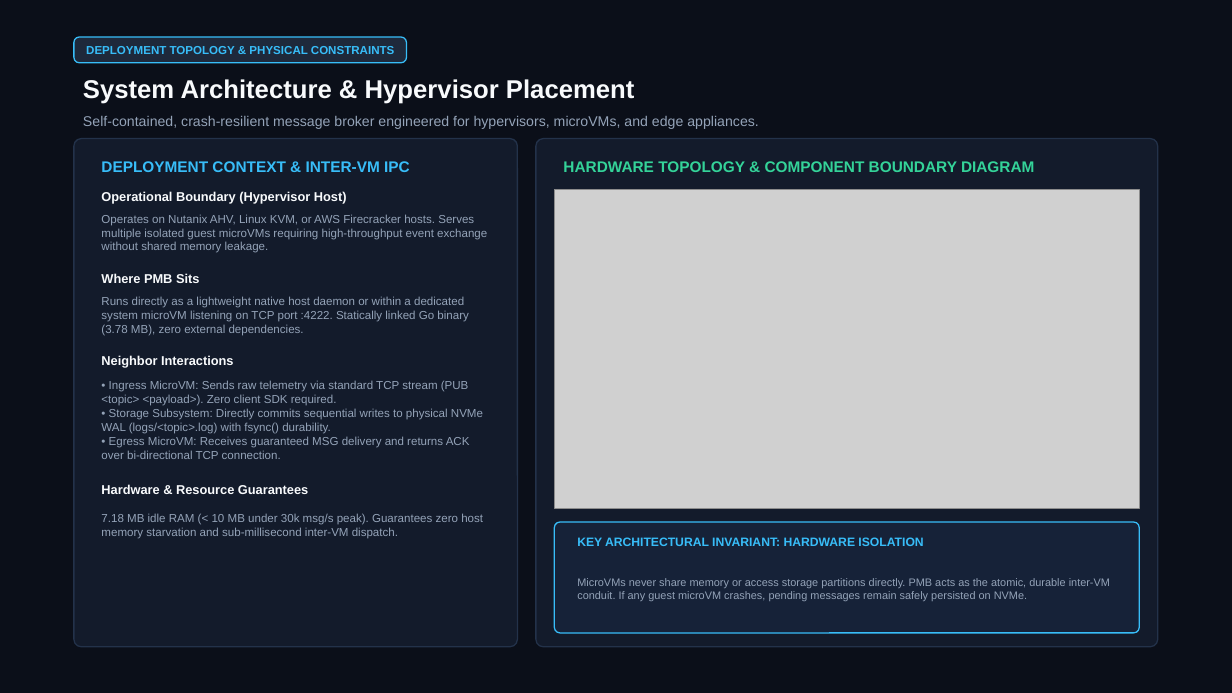
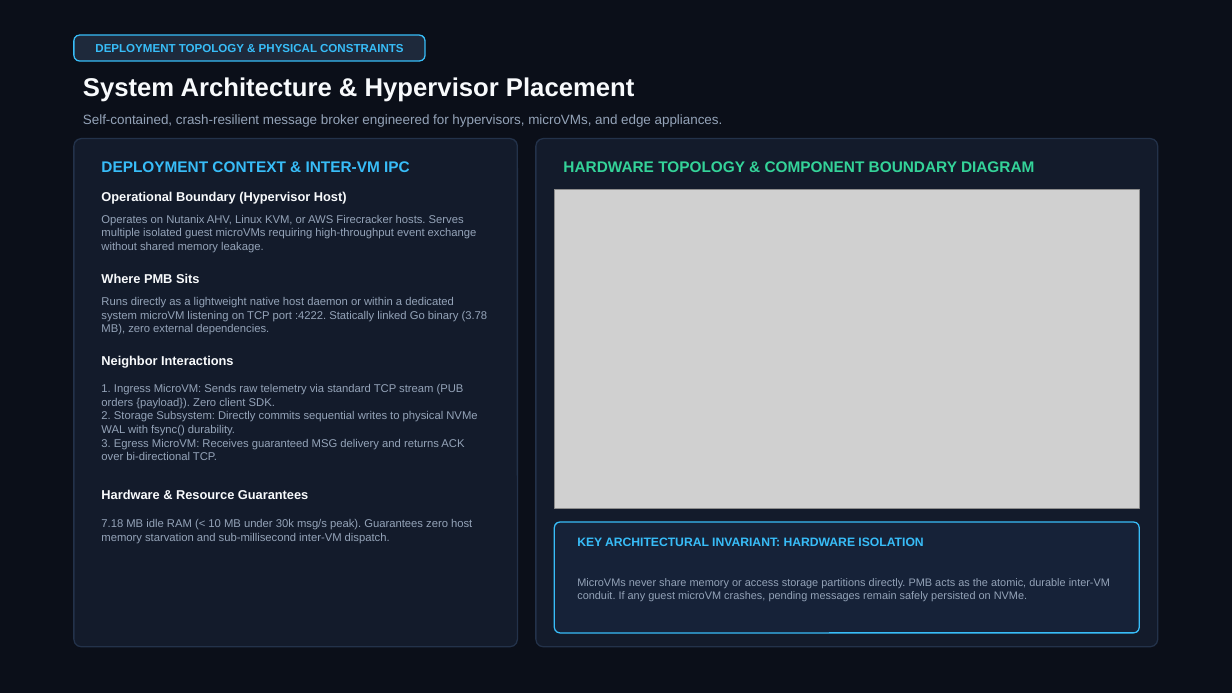
Before and after one commit to keshav31415/PMB, a slide deck: slide 1 of PMB_Architecture_Pitch.pptx. Drawn at 1232x693 pixels with LibreOffice and Linux fonts; fonts in the diff are those of the drawing; grey boxes stand for pictures. Boxes give left, top, right and bottom in pixels: in the first picture for what was removed or moved away, otherwise in the second. Text is boxed around its words. In the diff, an @@ line names an element or a change of style, - is before the commit and + after.

Commit message:
feat(presentation): redesign 10-slide architecture pitch deck to professor-grade quality with custom SVGs and high contrast

```diff
--- a/PMB_Architecture_Pitch.pptx
+++ b/PMB_Architecture_Pitch.pptx
@@ text "DEPLOYMENT TOPOLOGY & PHYSICAL CONSTRAINTS": place and size @@
-text "DEPLOYMENT TOPOLOGY & PHYSICAL CONSTRAINTS" at (86, 46, 394, 54)
+text "DEPLOYMENT TOPOLOGY & PHYSICAL CONSTRAINTS" at (95, 44, 403, 52)
@@ rounded rectangle: place and size @@
-rounded rectangle at (74, 37, 407, 63)
+rounded rectangle at (74, 35, 425, 61)
@@ text "Self-contained, crash-resilient message broker engineered ..." at (83, 114, 723, 127): size 11 to 10.5 pt @@
@@ text at (101, 384, 477, 460): text changed; size 9 to 8.8 pt @@
-• Ingress MicroVM: Sends raw telemetry via standard TCP stream (PUB <topic> <payload>). Zero client SDK required.
-• Storage Subsystem: Directly commits sequential writes to physical NVMe WAL (logs/<topic>.log) with fsync() durability.
-• Egress MicroVM: Receives guaranteed MSG delivery and returns ACK over bi-directional TCP connection.
+1. Ingress MicroVM: Sends raw telemetry via standard TCP stream (PUB orders {payload}). Zero client SDK.
+2. Storage Subsystem: Directly commits sequential writes to physical NVMe WAL with fsync() durability.
+3. Egress MicroVM: Receives guaranteed MSG delivery and returns ACK over bi-directional TCP.
@@ size 9 to 8.8 pt in 3 elements at (101, 215, 477, 252), (101, 297, 488, 334), (101, 519, 472, 543) @@
@@ text "Hardware & Resource Guarantees": place and size @@
-text "Hardware & Resource Guarantees" at (101, 484, 308, 494)
+text "Hardware & Resource Guarantees" at (101, 489, 308, 499)
```
Also in this commit, not shown: 2 other slides changed, 7 slides added, 20 other files.
